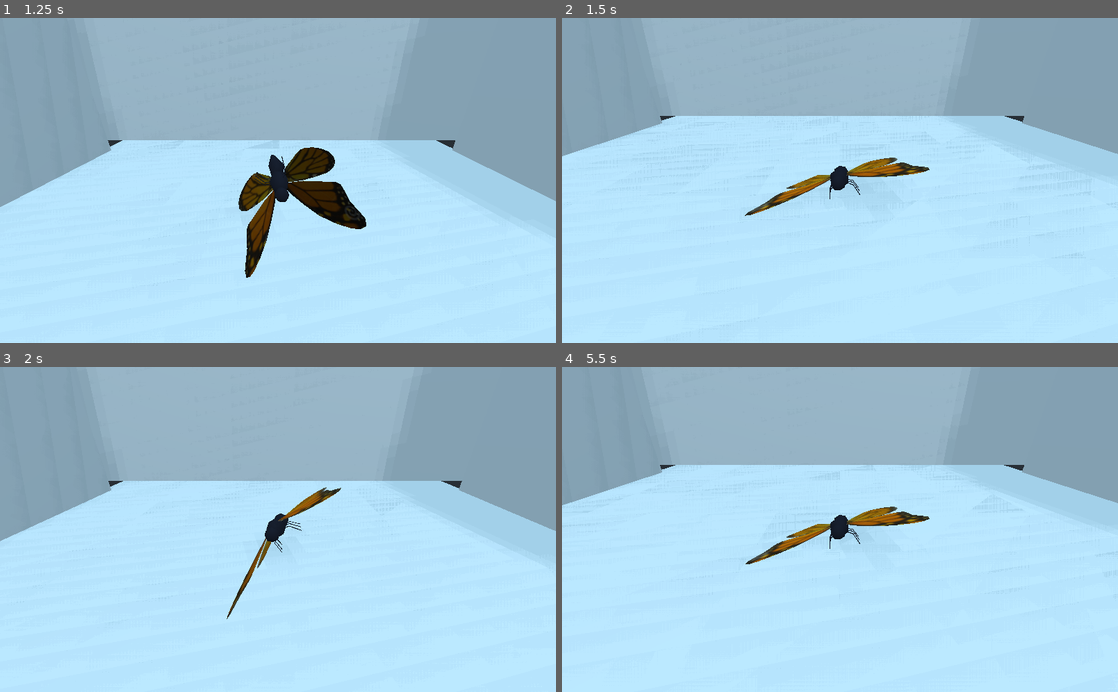
Above: before the commit, frames 1-4 (two rows, left to right).
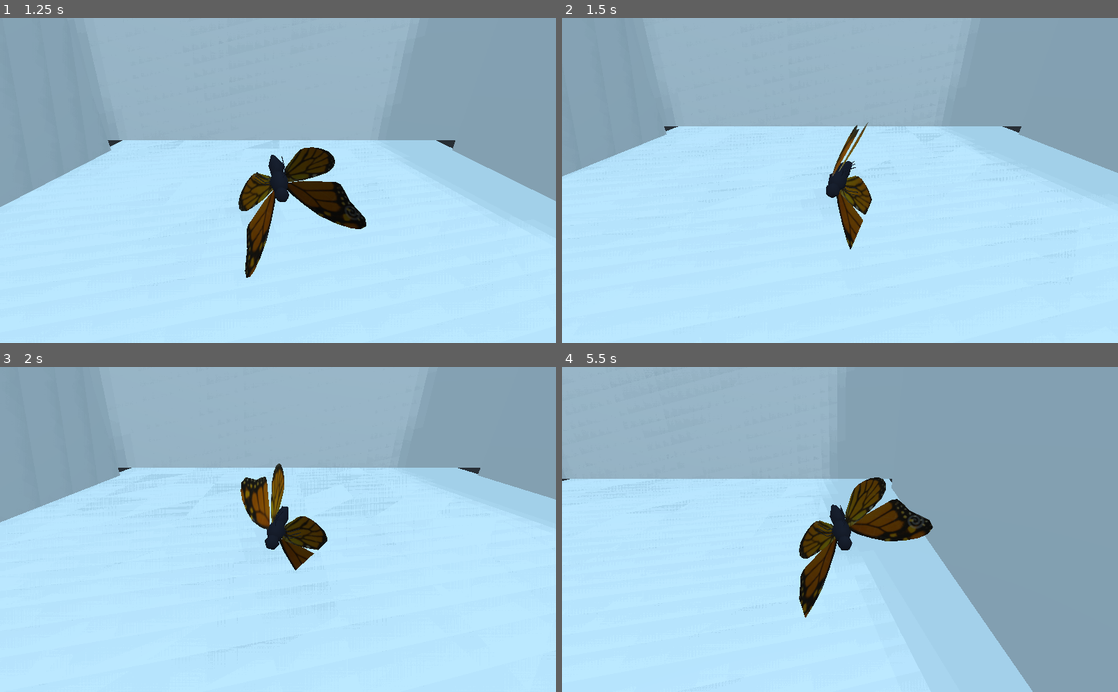
Above: after the commit, the same moments.

Repository: joshbarlow/bug-game
Game: Godot game, scene res://base.tscn
The game is run twice, just before and just after one commit, with the same random seed, the same clock (stepped at 60 frames per second) and the same inputs.
Inputs:
- Up to frame 1 (1.25 s): tap Enter (ui_accept) at 0.5, 0.77, 1.07 s; hold Right (ui_right) from 0.53 s (still down)
- Up to frame 2 (1.5 s): release Right (ui_right) at 1.28 s; hold Left (ui_left) from 1.28 s (still down)
- Up to frame 3 (2 s): keep holding Left (ui_left); tap Enter (ui_accept) at 1.52, 1.82 s
- Up to frame 4 (5.5 s): release Left (ui_left) at 2.03 s; hold Right (ui_right) 2.03-3.53 s; tap Enter (ui_accept) at 3.02, 3.32, 3.77, 4.07, 4.52, 4.82 s; hold Left (ui_left) from 3.53 s (still down)

Frame 1 is identical in both runs. In frame 2, 6.0% of the frame differs, in the area x 0-100%, y 30-72%; in frame 3, 7.6%; in frame 4, 28%, in the area x 0-100%, y 0-100%.

Commit message:
restart if you land upside down

Diff:
--- a/bug-game/RigidBody.gd
+++ b/bug-game/RigidBody.gd
@@ -27,6 +27,8 @@
 	self.set_axis_lock(PhysicsServer.BODY_AXIS_ANGULAR_X, true)
 	self.set_axis_lock(PhysicsServer.BODY_AXIS_ANGULAR_Y, true)
 	self.set_angular_damp(1)
+	self.set_contact_monitor(true)
+	self.set_max_contacts_reported(1)
 	timer = Timer.new()
 	timer.set_one_shot(true)
 	timer.set_wait_time(flapDelay)
@@ -48,7 +50,7 @@
 	canFlap = true
 
 func checkUpsideDown():
-	if (self.transform.basis.y.y < -0.99):
+	if (self.transform.basis.y.y < -0.99 && self.get_colliding_bodies()):
 		get_tree().reload_current_scene()
 
 func _process(delta):
